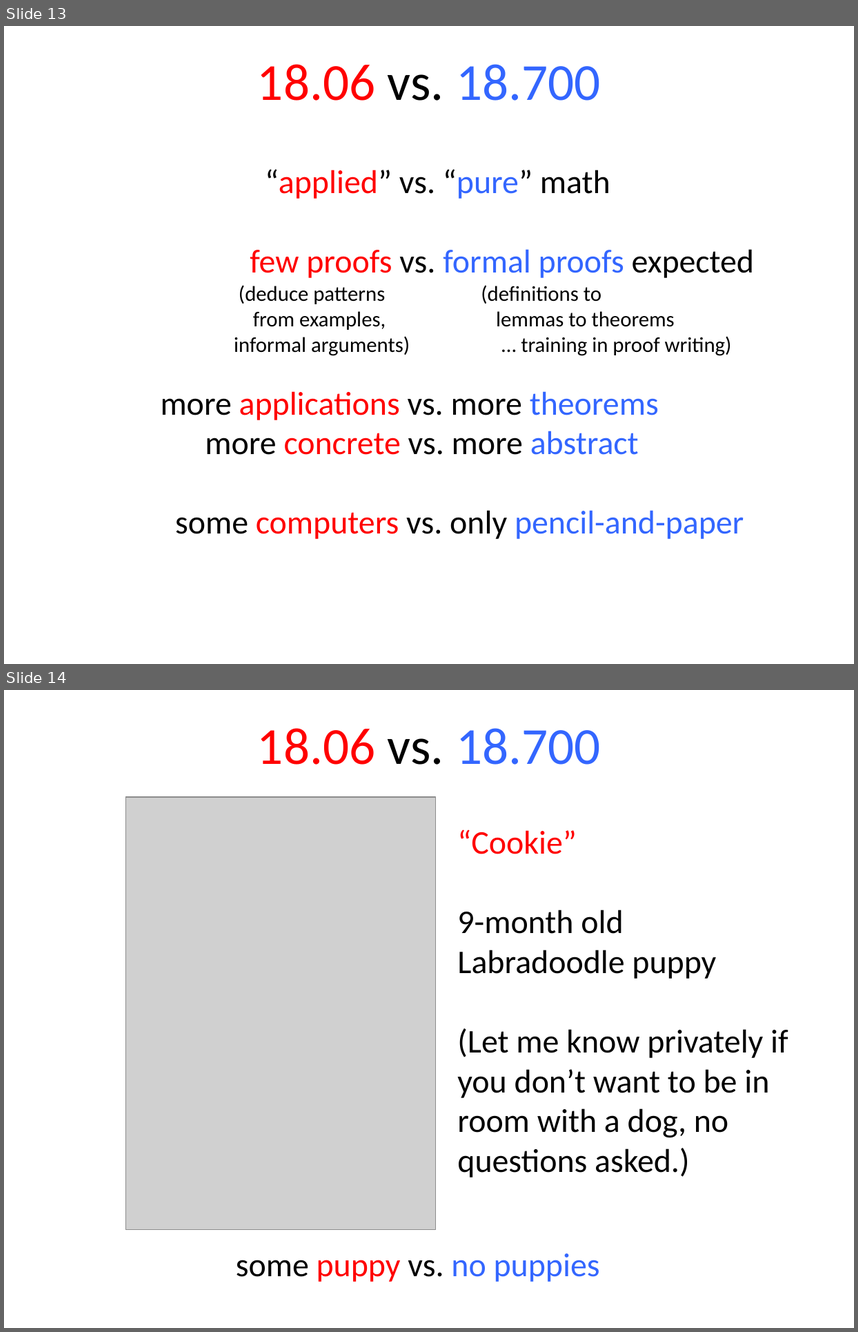
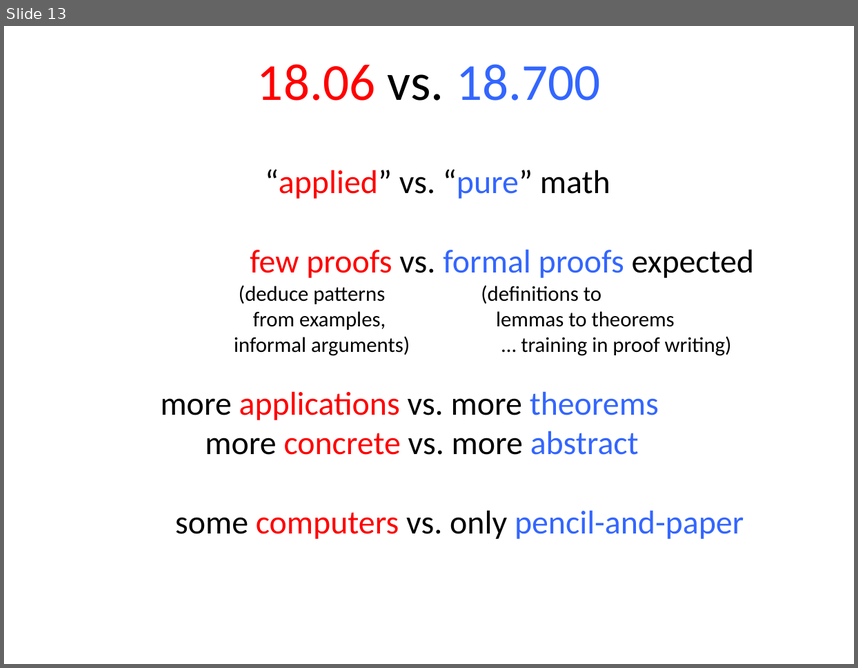
Before and after one commit to mitmath/1806, a slide deck: lectures/overview.pptx. Shown one above the other, each under a label of ours: slides 13 and 14 before the commit, slide 13 after it. The pictures are 858x1332 and 858x668 pixels, drawn with LibreOffice and Linux fonts; fonts in the diff are those of the drawing; grey boxes stand for pictures. Boxes give left, top, right and bottom in pixels: in the first picture for what was removed or moved away, otherwise in the second. Text is boxed around its words. In the diff, an @@ line names an element or a change of style, - is before the commit and + after.

```diff
--- a/lectures/overview.pptx
+++ b/lectures/overview.pptx
@@ slide 14 removed at (4, 690, 854, 1328), background #FFFFFF @@
@@ title removed at (257, 728, 600, 765) @@
-18.06 vs. 18.700
@@ picture removed at (125, 797, 436, 1230) @@
@@ text removed at (457, 829, 789, 1177) @@
-“Cookie”
-9-month old
-Labradoodle puppy
-(Let me know privately if you don’t want to be in room with a dog, no questions asked.)
@@ text removed at (236, 1253, 600, 1281) @@
-some puppy vs. no puppies
```
Also in this commit, not shown: 4 slides changed, 46 other files.
